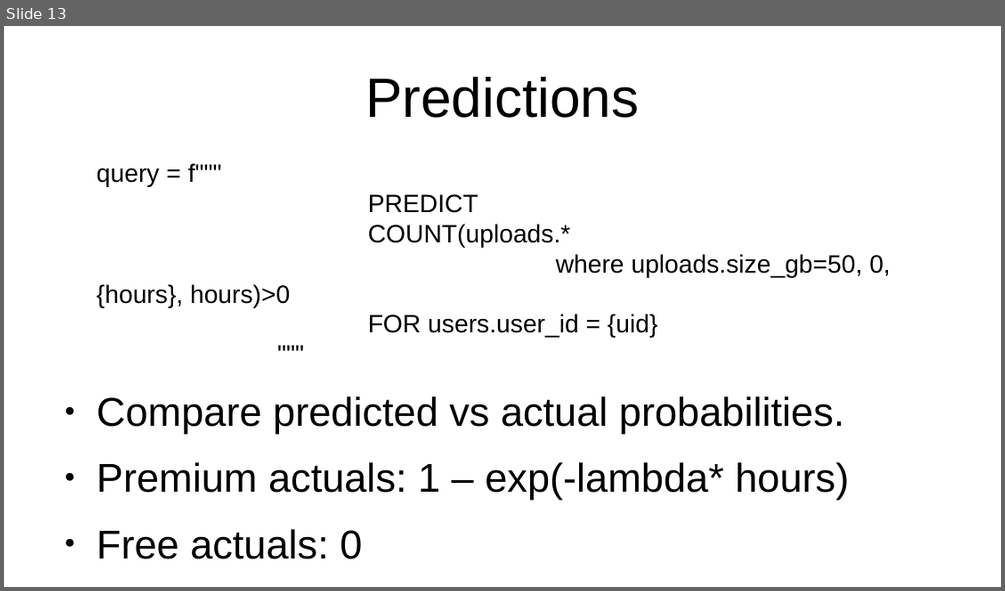
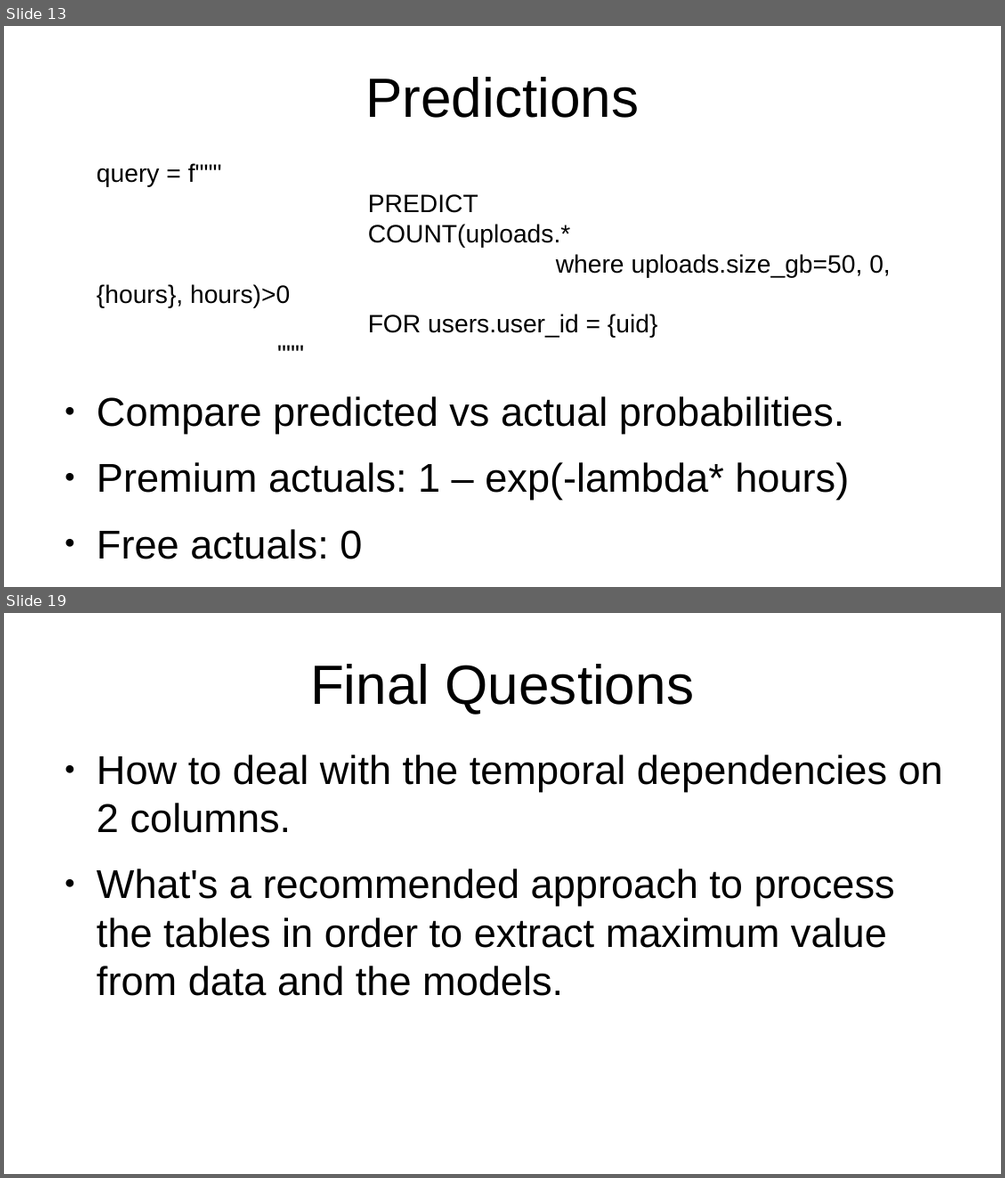
Before and after one commit to martin-merener/graph_ML_and_deep_learning_on_RDBs, a slide deck: Test_with_temporal_user_status.odp. Shown one above the other, each under a label of ours: slide 13 before the commit, slides 13 and 19 after it; the slides between them are not shown. The pictures are 1005x591 and 1005x1178 pixels, drawn with LibreOffice and Linux fonts; fonts in the diff are those of the drawing. Boxes give left, top, right and bottom in pixels: in the first picture for what was removed or moved away, otherwise in the second. Text is boxed around its words. In the diff, an @@ line names an element or a change of style, - is before the commit and + after.

Commit message:
ppt for temporal dependency

```diff
--- a/Test_with_temporal_user_status.odp
+++ b/Test_with_temporal_user_status.odp
@@ slide 19 added at (4,613,1001,1174), background #FFFFFF @@
@@ title added at (310,664,694,714), 44 pt, text #000000 @@
+Final Questions
@@ text added at (97,755,943,996), 32 pt, text #000000 @@
+● How to deal with the temporal dependencies on 2 columns.
+● What's a recommended approach to process the tables in order to extract maximum value from data and the models.
```
Also in this commit, not shown: 3 slides changed, 3 other slides added, 8 other files.
